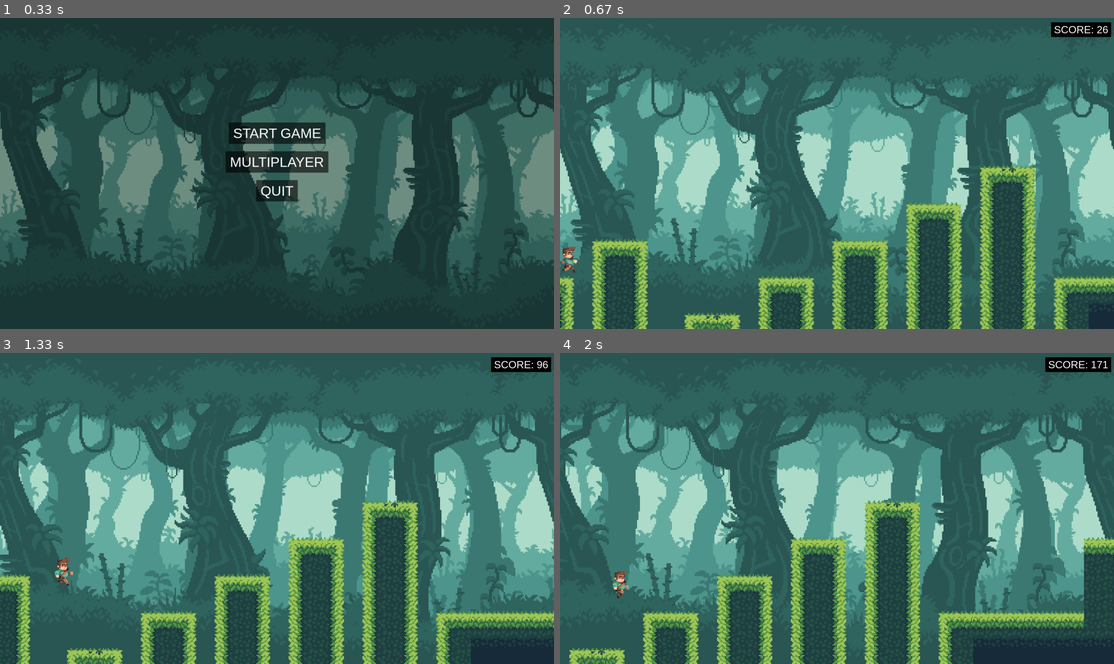
Above: before the commit, frames 1-4 (two rows, left to right).
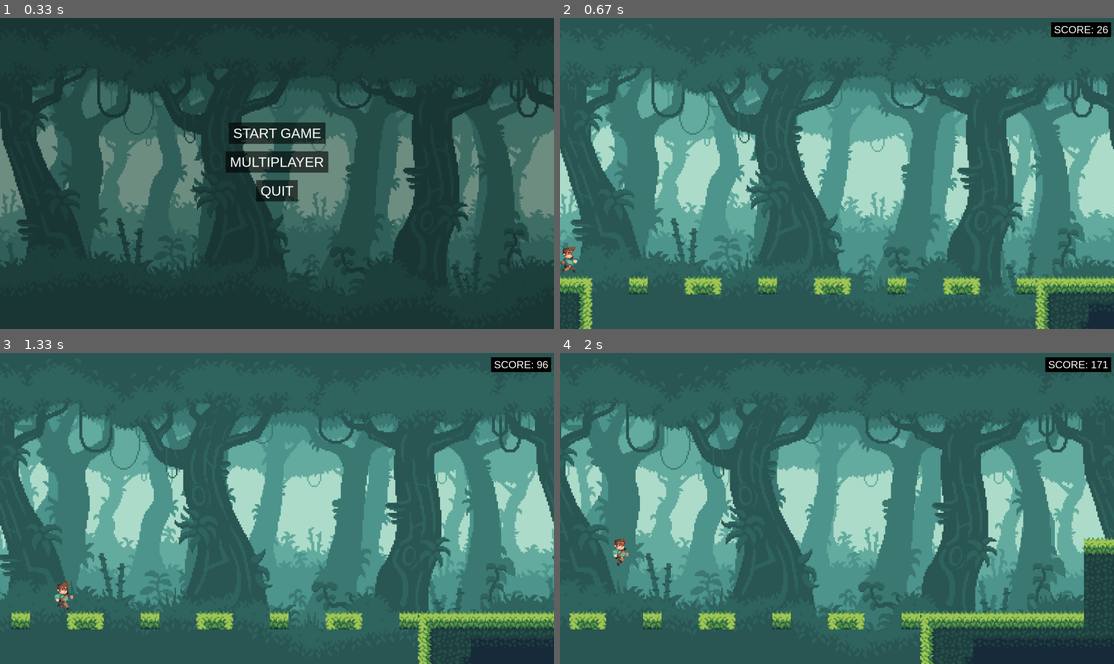
Above: after the commit, the same moments.

Repository: PyroJet1/Pygame-Multiplayer-Endless-Scroller
Game: pygame game, started from __main__.py
The game is run twice, just before and just after one commit, with the same random seed, the same clock (stepped at 60 frames per second) and the same inputs.
Inputs:
- Up to frame 1 (0.33 s): no input
- Up to frame 2 (0.67 s): click "START GAME" at 0.38 s
- Up to frame 3 (1.33 s): hold D 0.67-1.13 s; hold D from 1.17 s (still down); tap Space at 1.23 s
- Up to frame 4 (2 s): tap Space at 1.53, 1.73 s; release D at 1.63 s; hold A from 1.67 s (still down)

Frame 1 is identical in both runs. In frame 2, 15% of the frame differs, in the area x 0-96%, y 47-100%; in frame 3, 13%; in frame 4, 12%.

Commit message:
truly random maps

Diff:
--- a/maps/map7.csv
+++ /dev/null
@@ -1,17 +0,0 @@
--1,-1,-1,-1,-1,-1,-1,-1,-1,-1,-1,-1,-1,-1,-1,-1,-1,-1,-1,-1,-1,-1,-1,-1,-1,-1,-1,-1,-1,-1
--1,-1,-1,-1,-1,-1,-1,-1,-1,-1,-1,-1,4,2,11,-1,-1,-1,-1,-1,-1,-1,-1,-1,-1,-1,-1,-1,-1,-1
--1,-1,-1,-1,-1,-1,-1,-1,-1,-1,-1,-1,5,0,9,-1,-1,-1,-1,-1,-1,-1,-1,-1,-1,-1,-1,-1,-1,-1
--1,-1,-1,-1,-1,-1,-1,-1,-1,-1,-1,-1,5,0,9,-1,-1,-1,-1,-1,-1,-1,-1,-1,-1,-1,-1,-1,-1,-1
--1,-1,-1,-1,-1,-1,-1,-1,-1,-1,-1,-1,5,0,9,-1,-1,-1,-1,-1,-1,-1,-1,-1,-1,-1,-1,-1,-1,-1
--1,-1,-1,-1,-1,-1,-1,-1,-1,-1,-1,-1,5,0,9,-1,-1,-1,-1,-1,-1,-1,-1,-1,-1,-1,-1,-1,-1,-1
--1,-1,-1,-1,-1,-1,-1,-1,4,2,11,-1,5,0,9,-1,-1,-1,-1,-1,-1,-1,-1,-1,-1,-1,-1,-1,-1,-1
--1,-1,-1,-1,-1,-1,-1,-1,5,0,9,-1,5,0,9,-1,-1,-1,-1,-1,-1,-1,-1,-1,-1,-1,-1,-1,-1,-1
--1,-1,-1,-1,-1,-1,-1,-1,5,0,9,-1,5,0,9,-1,-1,-1,-1,-1,-1,-1,-1,-1,-1,-1,-1,-1,-1,-1
--1,-1,-1,-1,-1,-1,-1,-1,5,0,9,-1,5,0,9,-1,-1,-1,-1,-1,-1,-1,-1,-1,-1,-1,-1,-1,-1,-1
--1,-1,-1,-1,4,2,11,-1,5,0,9,-1,5,0,9,-1,-1,-1,-1,-1,-1,-1,-1,-1,-1,-1,-1,-1,-1,-1
--1,-1,-1,-1,5,0,9,-1,5,0,9,-1,5,0,9,-1,-1,-1,-1,-1,-1,-1,-1,-1,-1,-1,-1,-1,-1,-1
--1,-1,-1,-1,5,0,9,-1,5,0,9,-1,5,0,9,-1,-1,-1,-1,-1,-1,-1,-1,-1,-1,-1,-1,-1,-1,-1
--1,-1,-1,-1,5,0,9,-1,5,0,9,-1,5,0,9,-1,-1,-1,-1,-1,-1,-1,-1,-1,-1,-1,-1,-1,-1,-1
-2,2,11,-1,5,0,9,-1,5,0,9,-1,5,0,9,-1,-1,-1,-1,-1,-1,-1,-1,-1,-1,-1,-1,-1,-1,-1
-0,0,9,-1,5,0,9,-1,5,0,9,-1,5,0,9,-1,-1,-1,-1,-1,-1,-1,-1,-1,-1,-1,-1,-1,-1,-1
-10,0,9,-1,5,0,9,-1,5,0,9,-1,5,0,9,-1,-1,-1,-1,-1,-1,-1,-1,-1,-1,-1,-1,-1,-1,-1
--- a/world.py
+++ b/world.py
@@ -35,7 +35,7 @@
 
         print(len(self.maps))
 
-        self.load_tiles("maps/map10.csv", self.GROUND_SPEED, 0)
+        self.load_tiles(self.maps[random.randint(0,(len(self.maps) - 1))], self.GROUND_SPEED, 0)
         self.load_tiles(self.maps[random.randint(0,(len(self.maps) - 1))], self.GROUND_SPEED, 1)
 
 
